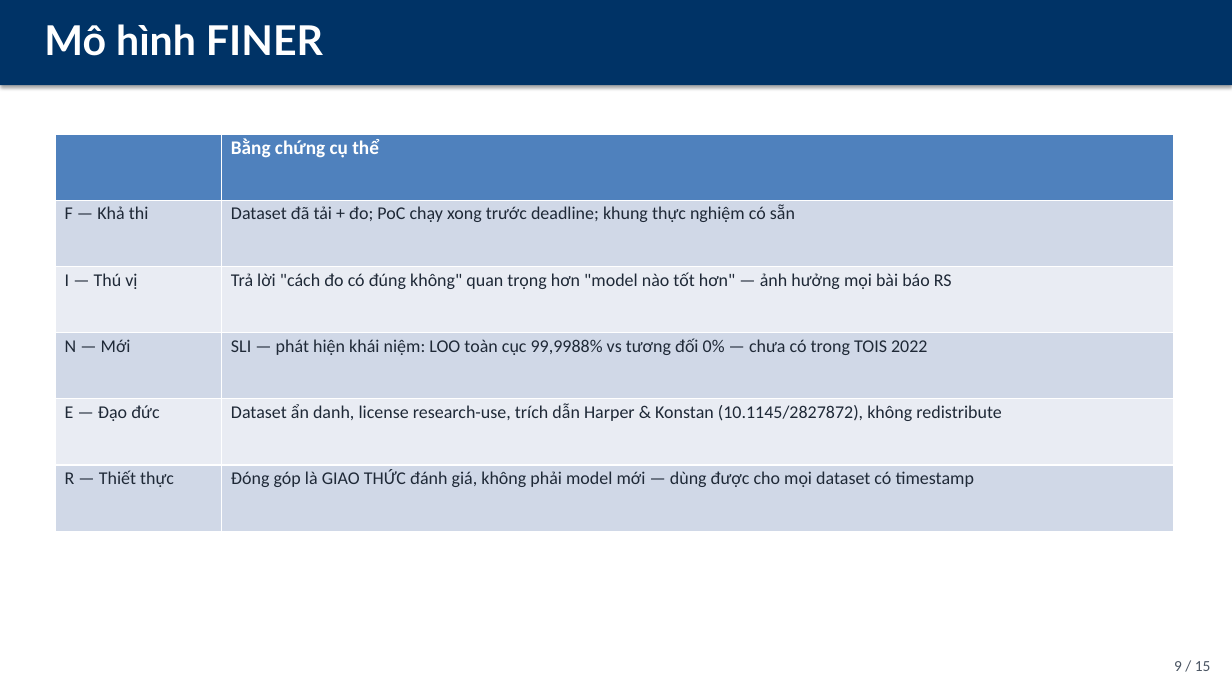
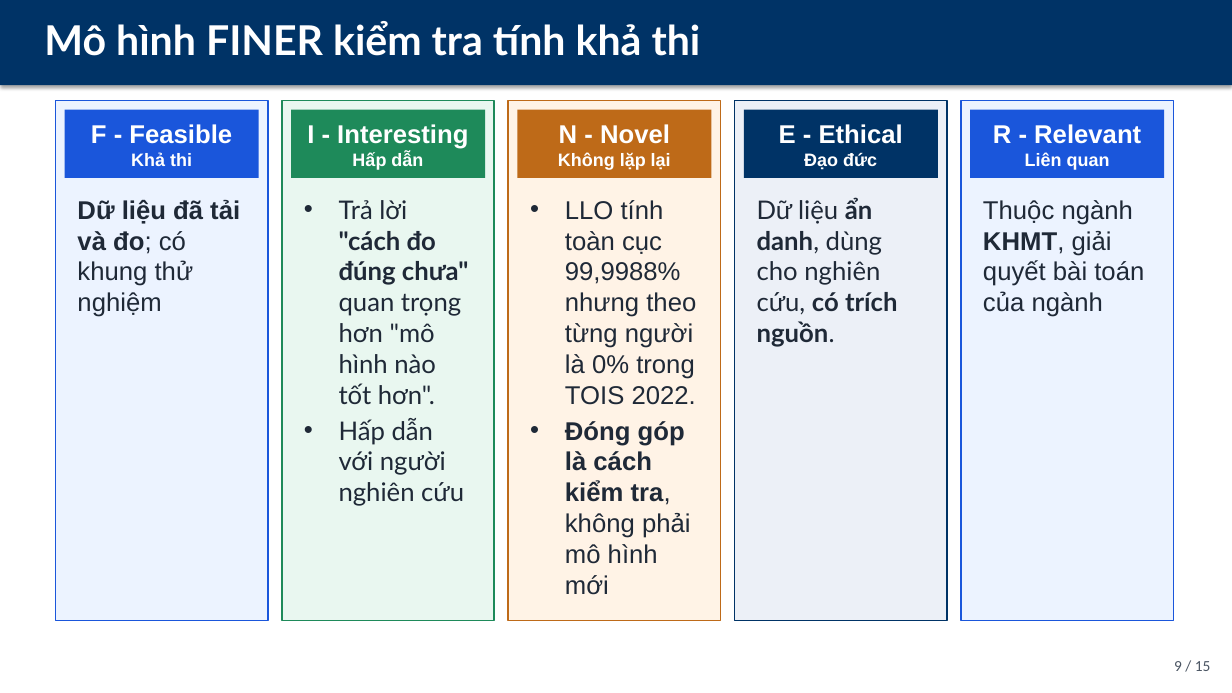
Before and after one commit to StreetParkourZombie/Recommendation_System, a slide deck: slide 10 of docs/Project/Main/Presentation/Slides/PPNCKH_DeCuong_15slides_Self-Adjustion.pptx (slide 9 before the commit). Drawn at 1232x693 pixels with LibreOffice and Linux fonts; fonts in the diff are those of the drawing. Boxes give left, top, right and bottom in pixels: in the first picture for what was removed or moved away, otherwise in the second. Text is boxed around its words. In the diff, an @@ line names an element or a change of style, - is before the commit and + after.

Commit message:
feat: add recsys supplementary metrics and refresh research docs
Add novelty/diversity metrics, Friedman comparison output, rerun notebooks 06-13, regenerate slides, and update docs/plans to 2026-11-20. Serendipity and Nemenyi remain unmeasured.

```diff
--- a/docs/Project/Main/Presentation/Slides/PPNCKH_DeCuong_15slides_Self-Adjustion.pptx
+++ b/docs/Project/Main/Presentation/Slides/PPNCKH_DeCuong_15slides_Self-Adjustion.pptx
@@ text at <box>44,21,701,56</box>: text changed @@
-Mô hình FINER
+Mô hình FINER kiểm tra tính khả thi
@@ rounded rectangle added at <box>55,101,268,621</box>, fill #ECF3FF, outline #1A56DB 1.25 pt @@
@@ rounded rectangle added at <box>65,110,259,178</box>, fill #1A56DB, 20 pt, text #FFFFFF, bold @@
+F - Feasible
+Khả thi
@@ rounded rectangle added at <box>282,101,494,621</box>, fill #E9F7F0, outline #1E8A5A 1.25 pt @@
@@ rounded rectangle added at <box>291,110,485,178</box>, fill #1E8A5A, 20 pt, text #FFFFFF, bold @@
+I - Interesting
+Hấp dẫn
@@ rounded rectangle added at <box>508,101,721,621</box>, fill #FFF3E6, outline #BE6A18 1.25 pt @@
@@ rounded rectangle added at <box>518,110,712,178</box>, fill #BE6A18, 14 pt, text #FFFFFF, bold @@
+N - Novel
+Không lặp lại
@@ rounded rectangle added at <box>735,101,947,621</box>, fill #ECF0F7, outline #003366 1.25 pt @@
@@ rounded rectangle added at <box>744,110,938,178</box>, fill #003366, 20 pt, text #FFFFFF, bold @@
+E - Ethical
+Đạo đức
@@ rounded rectangle added at <box>961,101,1174,621</box>, fill #ECF3FF, outline #1A56DB 1.25 pt @@
@@ rounded rectangle added at <box>970,110,1165,178</box>, fill #1A56DB, 20 pt, text #FFFFFF, bold @@
+R - Relevant
+Liên quan
@@ table removed at <box>55,134,1174,531</box>, 6 rows, 2 columns @@
- | Bằng chứng cụ thể
-F — Khả thi | Dataset đã tải + đo; PoC chạy xong trước deadline; khung thực nghiệm có sẵn
-I — Thú vị | Trả lời "cách đo có đúng không" quan trọng hơn "model nào tốt hơn" — ảnh hưởng mọi bài báo RS
-N — Mới | SLI — phát hiện khái niệm: LOO toàn cục 99,9988% vs tương đối 0% — chưa có trong TOIS 2022
-E — Đạo đức | Dataset ẩn danh, license research-use, trích dẫn Harper & Konstan (10.1145/2827872), không redistribute
-R — Thiết thực | Đóng góp là GIAO THỨC đánh giá, không phải model mới — dùng được cho mọi dataset có timestamp
@@ text added at <box>77,200,240,317</box>, 20 pt, text #1F2937 @@
+Dữ liệu đã tải và đo; có khung thử nghiệm
@@ text added at <box>339,200,469,506</box>, 20 pt, text #1F2937 @@
+• Trả lời "cách đo đúng chưa" quan trọng hơn "mô hình nào tốt hơn".
+• Hấp dẫn với người nghiên cứu
@@ text added at <box>565,200,696,595</box>, 20 pt, text #1F2937 @@
+• LLO tính toàn cục 99,9988% nhưng theo từng người là 0% trong TOIS 2022.
+• Đóng góp là cách kiểm tra, không phải mô hình mới
@@ text added at <box>757,197,898,347</box>, 20 pt, text #1F2937 @@
+Dữ liệu ẩn danh, dùng cho nghiên cứu, có trích nguồn.
@@ text added at <box>983,200,1144,317</box>, 20 pt, text #1F2937 @@
+Thuộc ngành KHMT, giải quyết bài toán của ngành
```
Also in this commit, not shown: 4 other slides changed, 2 slides added, 35 other files.
